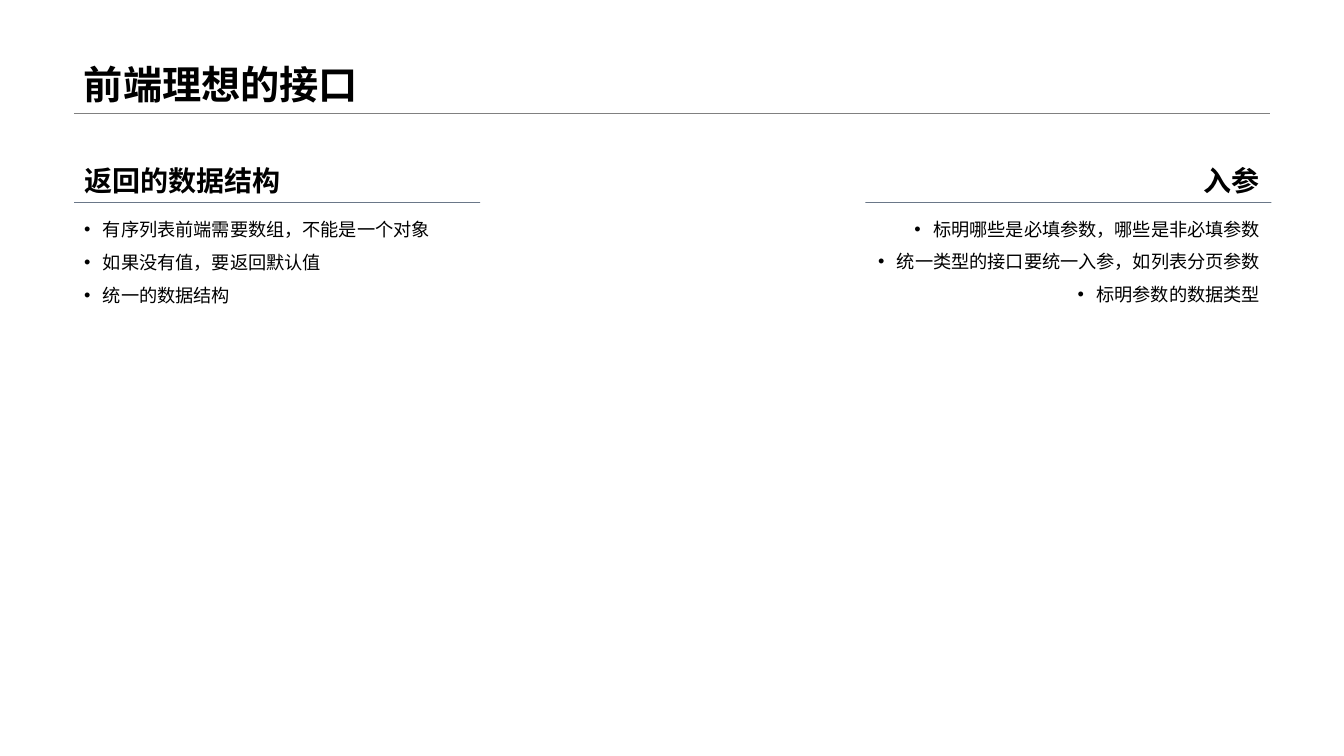
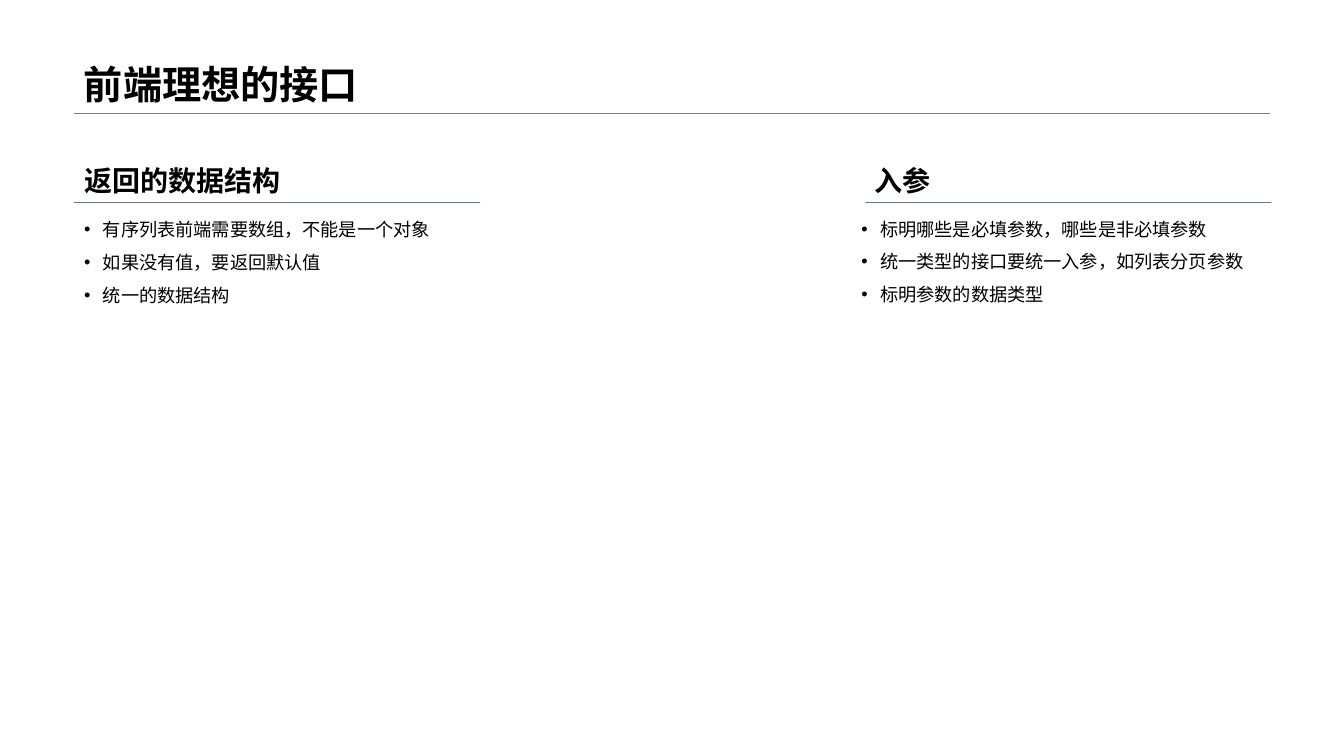
Before and after one commit to zyhahaha/note, a slide deck: slide 9 of share/草稿/分享.pptx (slide 8 before the commit). Drawn at 1344x756 pixels with LibreOffice and Linux fonts; fonts in the diff are those of the drawing. Boxes give left, top, right and bottom in pixels: in the first picture for what was removed or moved away, otherwise in the second. Text is boxed around its words. In the diff, an @@ line names an element or a change of style, - is before the commit and + after.

```diff
--- a/share/草稿/分享.pptx
+++ b/share/草稿/分享.pptx
@@ text "入参" at box(874, 167, 930, 194): alignment right to left @@
@@ text "入参": place and size @@
-text "入参" at box(1204, 167, 1260, 194)
+text "入参" at box(874, 167, 930, 194)
@@ text "标明哪些是必填参数，哪些是非必填参数" at box(880, 220, 1243, 303): alignment right to left @@
```
Also in this commit, not shown: 4 other slides changed, 3 slides added, 2 slides removed, 2 other files.
